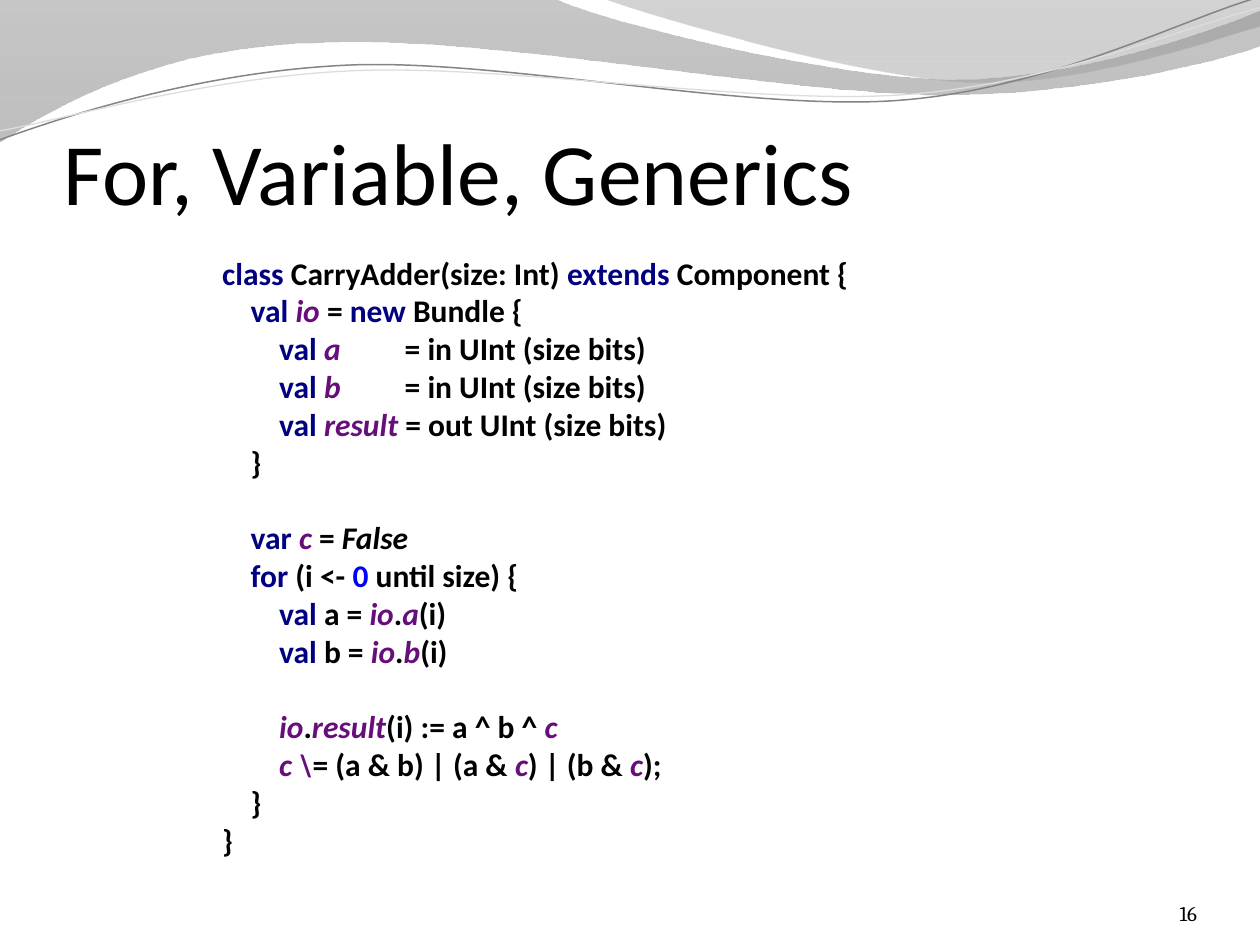
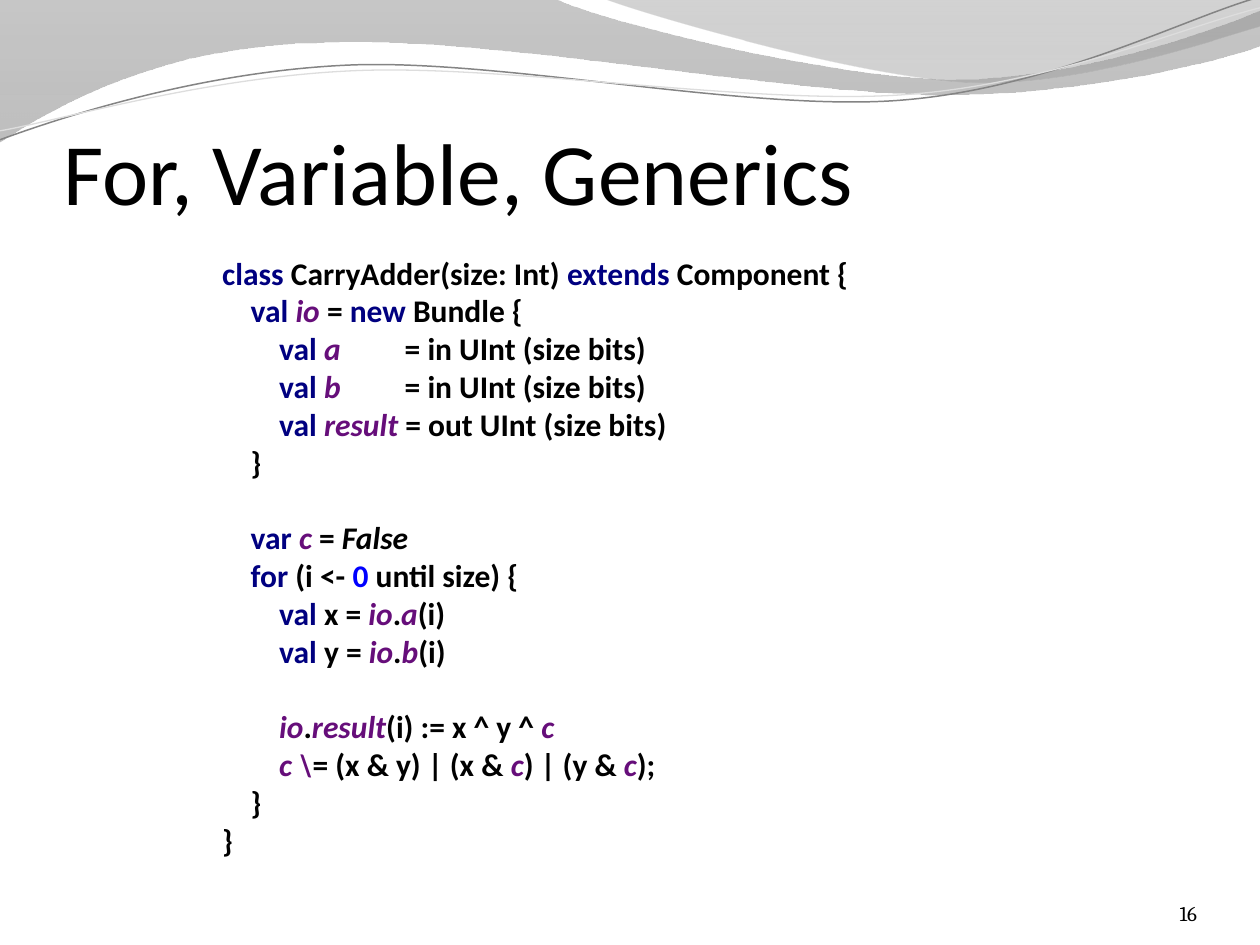
Before and after one commit to SpinalHDL/SpinalDoc, a slide deck: slide 16 of presentation/en/presentation.pptx. Drawn at 1260x945 pixels with LibreOffice and Linux fonts; fonts in the diff are those of the drawing; background and template pictures are left out. Boxes give left, top, right and bottom in pixels: in the first picture for what was removed or moved away, otherwise in the second. Text is boxed around its words. In the diff, an @@ line names an element or a change of style, - is before the commit and + after.

```diff
--- a/presentation/en/presentation.pptx
+++ b/presentation/en/presentation.pptx
@@ text at [222,262,830,781]: text changed @@
-class CarryAdder(size: Int) extends Component {
-val io = new Bundle {
-val a = in UInt (size bits)
-val b = in UInt (size bits)
-val result = out UInt (size bits)
-}
-var c = False
-for (i <- 0 until size) {
-val a = io.a(i)
-val b = io.b(i)
-io.result(i) := a ^ b ^ c
-c \= (a & b) | (a & c) | (b & c);
-}
-}
+class CarryAdder(size: Int) extends Component {
+val io = new Bundle {
+val a = in UInt (size bits)
+val b = in UInt (size bits)
+val result = out UInt (size bits)
+}
+var c = False
+for (i <- 0 until size) {
+val x = io.a(i)
+val y = io.b(i)
+io.result(i) := x ^ y ^ c
+c \= (x & y) | (x & c) | (y & c);
+}
+}
```
Also in this commit, not shown: 12 other slides changed, 1 other file.
